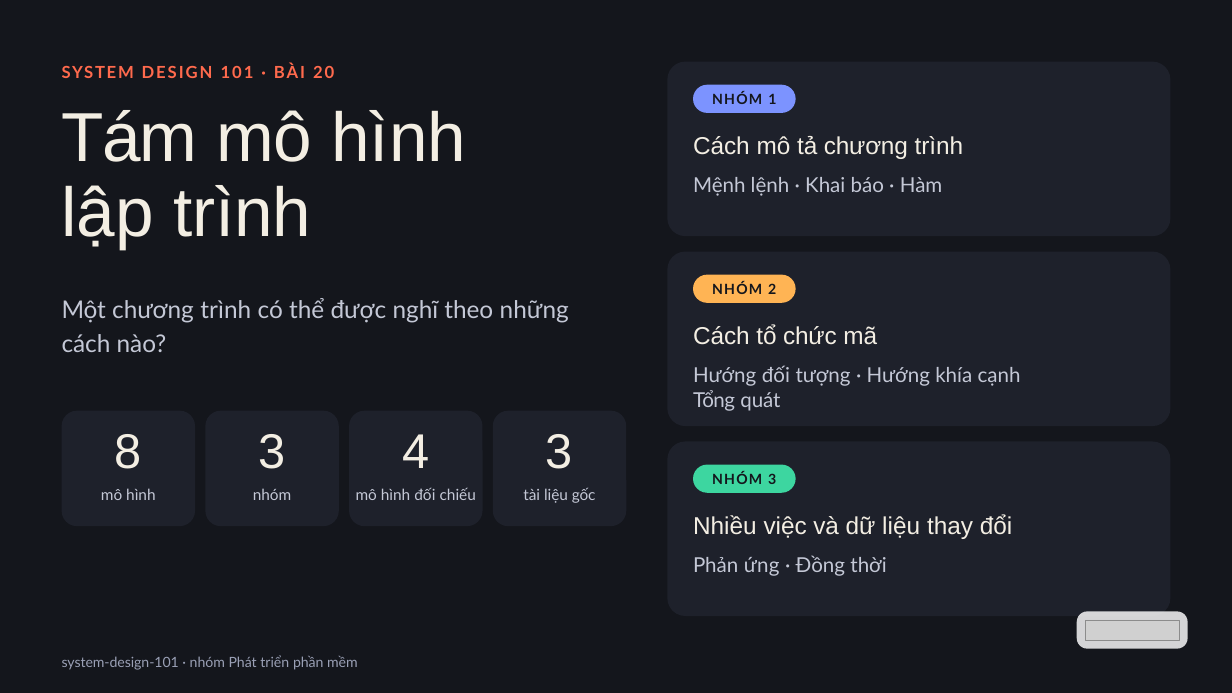
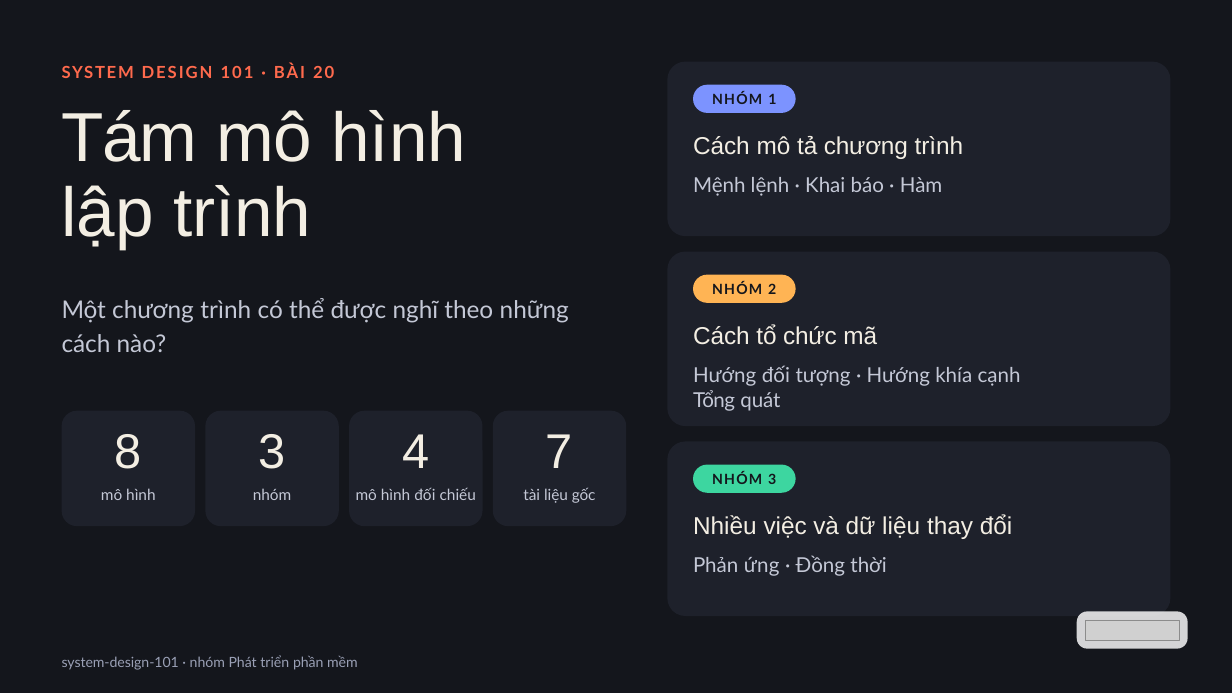
Before and after one commit to vohoailinh90/tool-marketing-studio, a slide deck: slide 1 of system-design-101/vi/lessons/sd-10-020/slides/sd-10-020.pptx. Drawn at 1232x693 pixels with LibreOffice and Linux fonts; fonts in the diff are those of the drawing; grey boxes stand for pictures. Boxes give left, top, right and bottom in pixels: in the first picture for what was removed or moved away, otherwise in the second. Text is boxed around its words. In the diff, an @@ line names an element or a change of style, - is before the commit and + after.

```diff
--- a/system-design-101/vi/lessons/sd-10-020/slides/sd-10-020.pptx
+++ b/system-design-101/vi/lessons/sd-10-020/slides/sd-10-020.pptx
@@ text at (x1=546, y1=434, x2=573, y2=468): text changed @@
-3
+7
```
Also in this commit, not shown: 2 other files.
